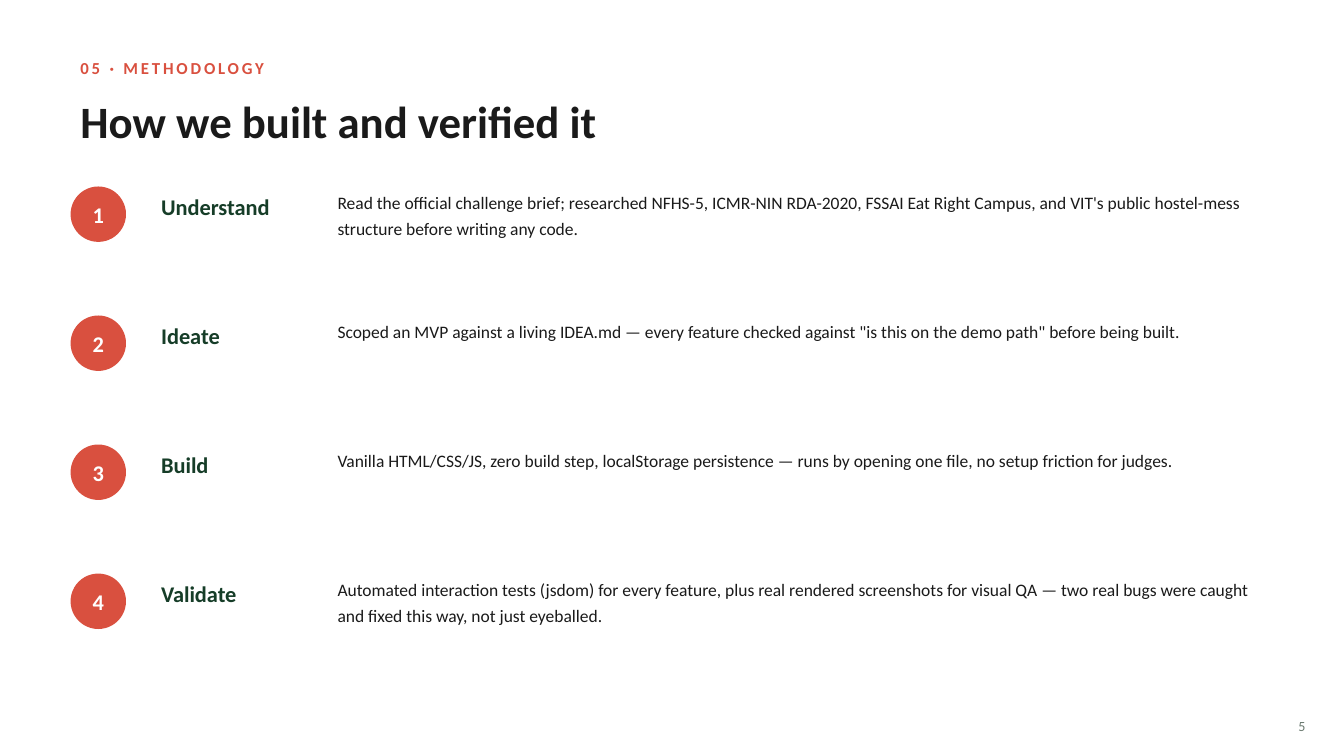
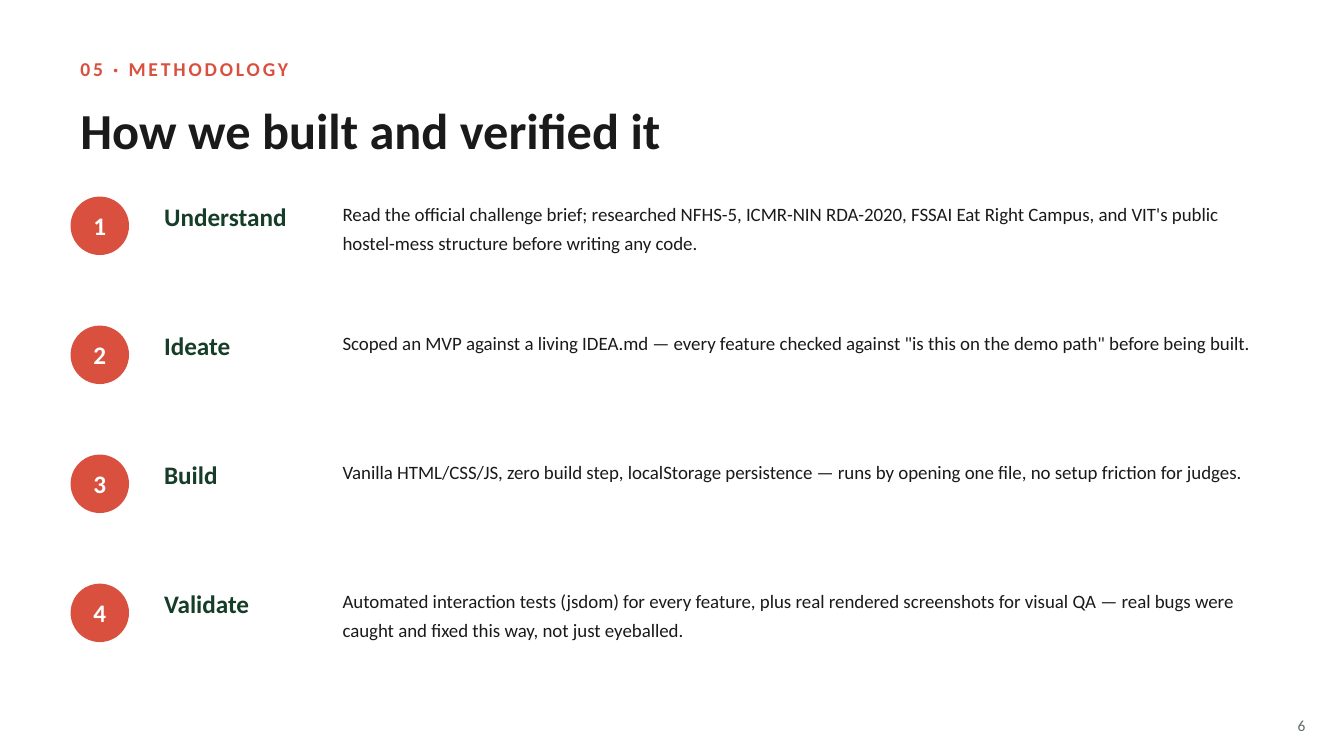
Before and after one commit to Coder1234a/ThaliMetrics, a slide deck: slide 6 of docs/ThaliMetrics_Pitch.pptx (slide 5 before the commit). Drawn at 1344x756 pixels with LibreOffice and Linux fonts; fonts in the diff are those of the drawing. Boxes give left, top, right and bottom in pixels: in the first picture for what was removed or moved away, otherwise in the second. Text is boxed around its words. In the diff, an @@ line names an element or a change of style, - is before the commit and + after.

```diff
--- a/docs/ThaliMetrics_Pitch.pptx
+++ b/docs/ThaliMetrics_Pitch.pptx
@@ text "05 · METHODOLOGY" at bbox=[80, 63, 289, 76]: size 12 to 14 pt @@
@@ text "How we built and verified ..." at bbox=[80, 113, 661, 150]: size 32 to 36 pt @@
@@ text "Understand": place and size @@
-text "Understand" at bbox=[161, 199, 270, 215]
+text "Understand" at bbox=[164, 208, 286, 226]
@@ text "Read the official challenge brief; ...": place and size @@
-text "Read the official challenge brief; ..." at bbox=[338, 197, 1240, 238]
+text "Read the official challenge brief; ..." at bbox=[343, 208, 1218, 254]
@@ text "Ideate": place and size @@
-text "Ideate" at bbox=[161, 328, 220, 344]
+text "Ideate" at bbox=[164, 337, 230, 355]
@@ text "Scoped an MVP against a ...": place and size @@
-text "Scoped an MVP against a ..." at bbox=[338, 326, 1180, 341]
+text "Scoped an MVP against a ..." at bbox=[343, 337, 1249, 354]
@@ text "Build": place and size @@
-text "Build" at bbox=[161, 457, 208, 473]
+text "Build" at bbox=[164, 466, 217, 484]
@@ size 12.5 to 13.5 pt; line spacing 1.25 to 1.28 in 3 elements at bbox=[343, 208, 1218, 254], bbox=[343, 337, 1249, 354], bbox=[343, 466, 1241, 483] @@
@@ text "Vanilla HTML/CSS/JS, zero build step, ...": place and size @@
-text "Vanilla HTML/CSS/JS, zero build step, ..." at bbox=[338, 455, 1173, 470]
+text "Vanilla HTML/CSS/JS, zero build step, ..." at bbox=[343, 466, 1241, 483]
@@ 4 texts, 4 ellipses: place and size @@
-4 texts, 4 ellipses at bbox=[71, 187, 126, 629]
+4 texts, 4 ellipses at bbox=[71, 197, 129, 642]
@@ size 16 to 18 pt in 8 elements at bbox=[93, 218, 106, 235], bbox=[93, 476, 106, 493], bbox=[93, 347, 106, 364], bbox=[93, 605, 106, 622], bbox=[164, 466, 217, 484], bbox=[164, 208, 286, 226], bbox=[164, 337, 230, 355], bbox=[164, 595, 249, 613] @@
@@ text "Validate": place and size @@
-text "Validate" at bbox=[161, 586, 236, 602]
+text "Validate" at bbox=[164, 595, 249, 613]
@@ text at bbox=[343, 594, 1233, 641]: text changed; size 12.5 to 13.5 pt @@
-Automated interaction tests (jsdom) for every feature, plus real rendered screenshots for visual QA — two real bugs were caught and fixed this way, not just eyeballed.
+Automated interaction tests (jsdom) for every feature, plus real rendered screenshots for visual QA — real bugs were caught and fixed this way, not just eyeballed.
@@ text at bbox=[1298, 720, 1306, 731]: text changed; size 10 to 11 pt; text colour #6B7A70 to #5C6B62 @@
-5
+6
```
Also in this commit, not shown: 6 other slides changed, 6 slides added, 4 slides removed, 4 other files.
